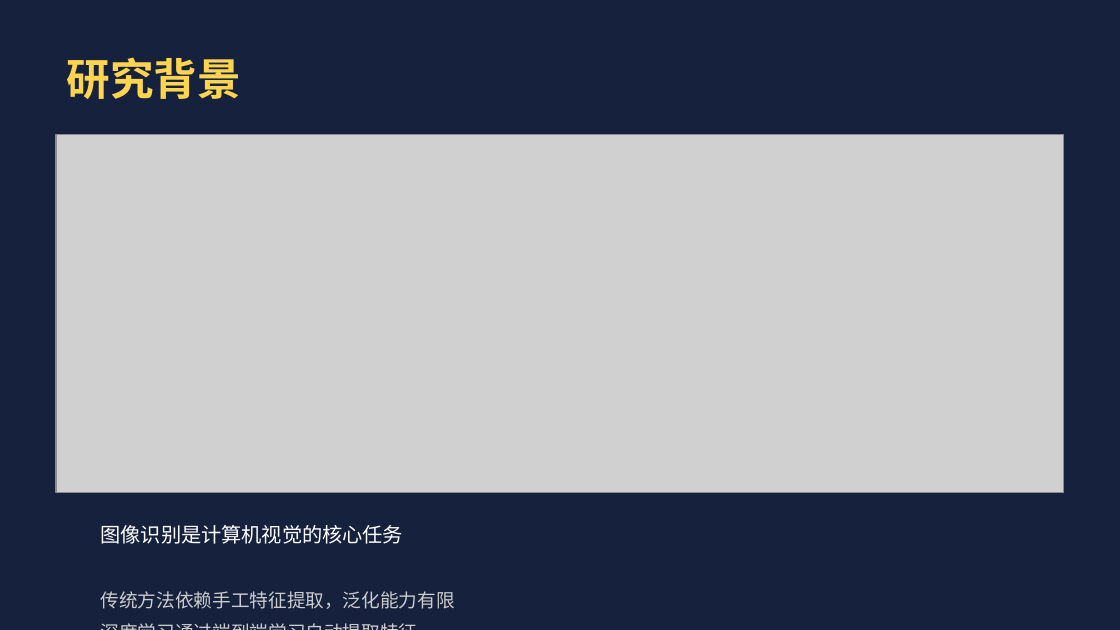
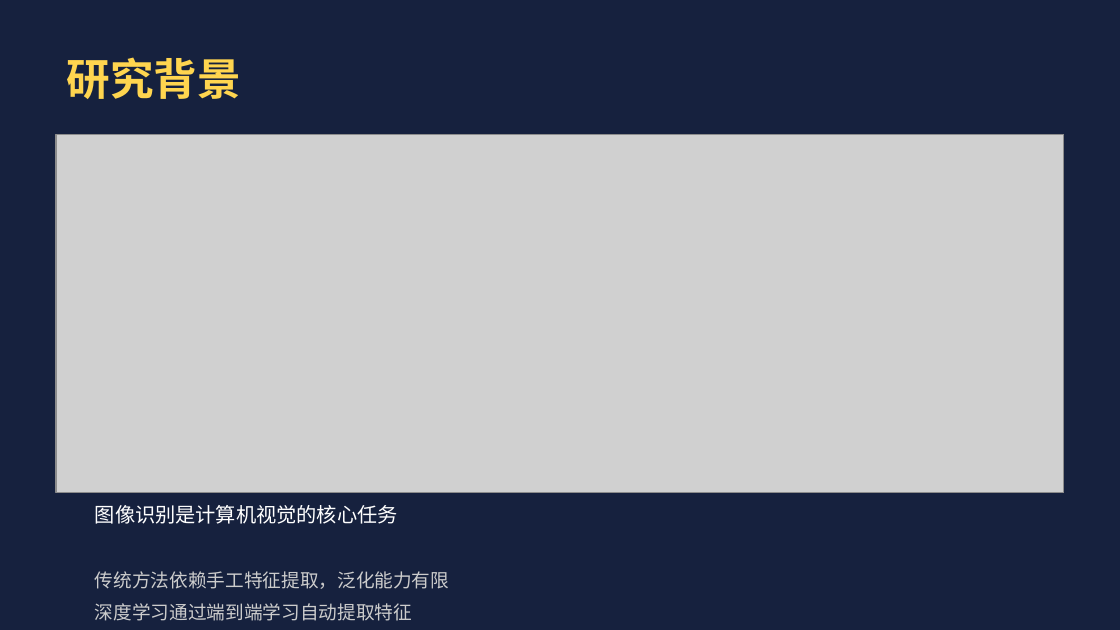
Before and after one commit to lzf-DG/zhili-cup, a slide deck: slide 2 of pre-master-app/public/assets/test-presentation.pptx. Drawn at 1120x630 pixels with LibreOffice and Linux fonts; fonts in the diff are those of the drawing; grey boxes stand for pictures. Boxes give left, top, right and bottom in pixels: in the first picture for what was removed or moved away, otherwise in the second. Text is boxed around its words. In the diff, an @@ line names an element or a change of style, - is before the commit and + after.

```diff
--- a/pre-master-app/public/assets/test-presentation.pptx
+++ b/pre-master-app/public/assets/test-presentation.pptx
@@ text "图像识别是计算机视觉的核心任务" rewrapped from (101, 525, 455, 609) to (95, 505, 449, 621) @@
```
Also in this commit, not shown: 1 other slide changed, 8 other files.
